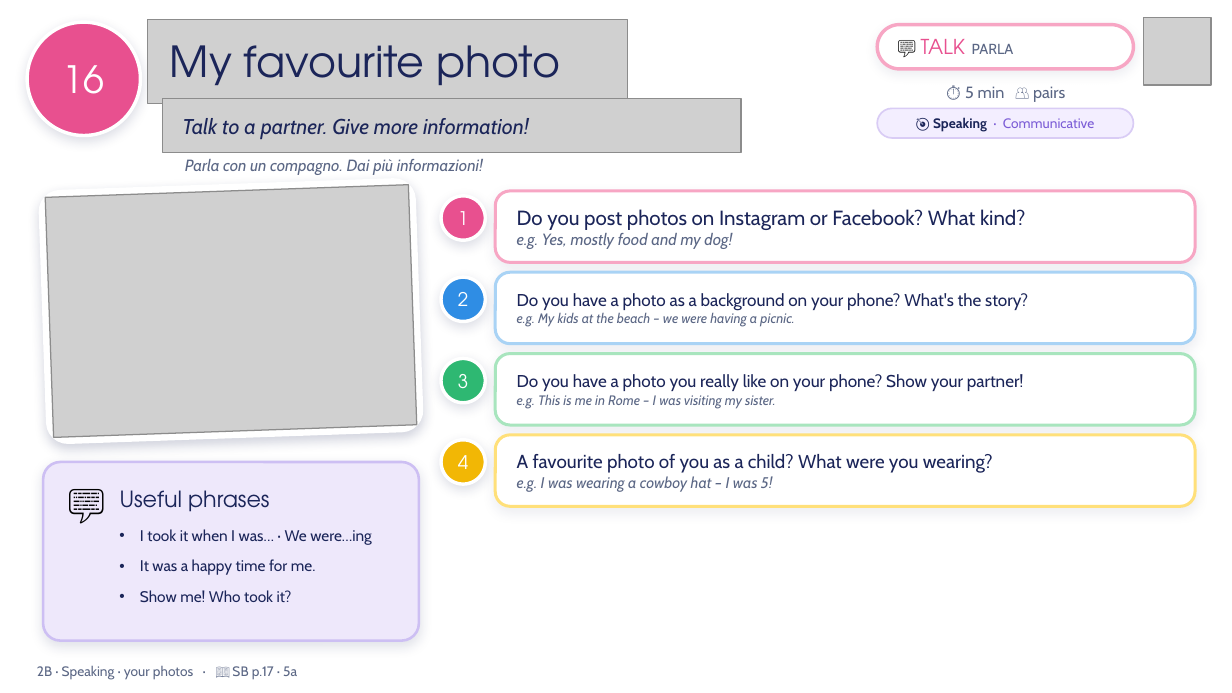
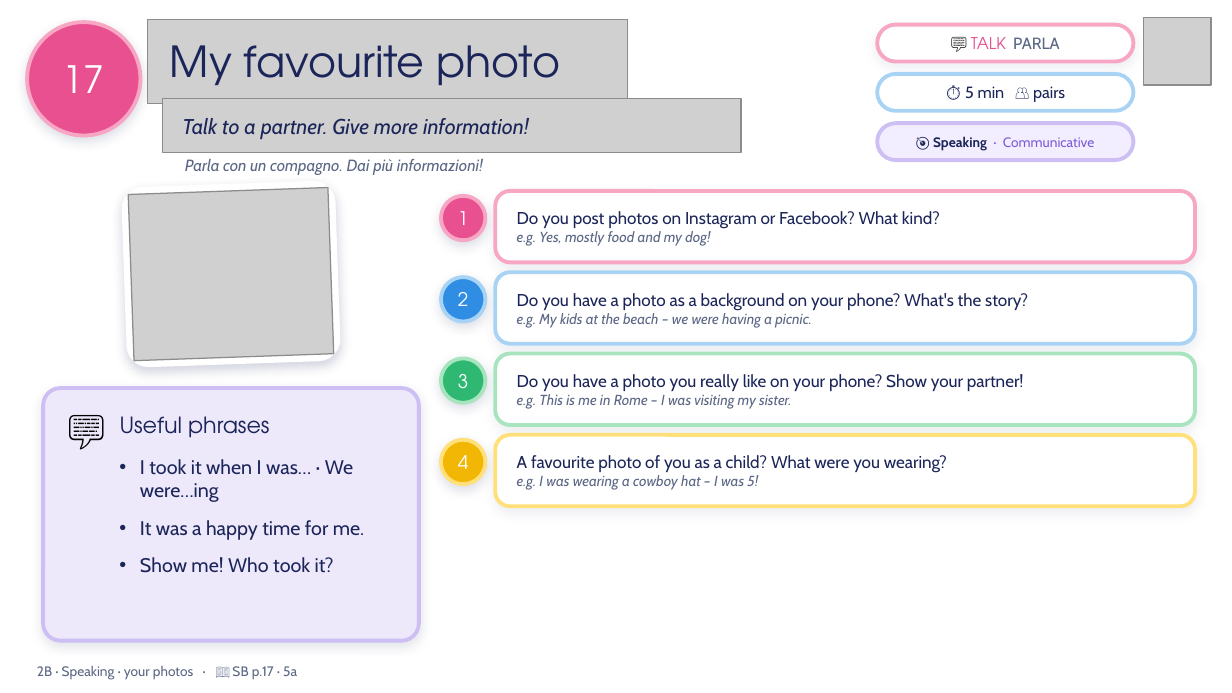
Before and after one commit to londonlanguageschool/Bagheria-, a slide deck: slide 17 of materials/A2/A2_2B_Thats_me_in_the_picture_v3.pptx (slide 16 before the commit). Drawn at 1232x693 pixels with LibreOffice and Linux fonts; fonts in the diff are those of the drawing; grey boxes stand for pictures; background and template pictures are left out. Boxes give left, top, right and bottom in pixels: in the first picture for what was removed or moved away, otherwise in the second. Text is boxed around its words. In the diff, an @@ line names an element or a change of style, - is before the commit and + after.

```diff
--- a/materials/A2/A2_2B_Thats_me_in_the_picture_v3.pptx
+++ b/materials/A2/A2_2B_Thats_me_in_the_picture_v3.pptx
@@ ellipse "17" at bbox=[27, 22, 140, 136]: outline #FFFFFF 2 pt to #F7A6C4 2.25 pt @@
@@ rounded rectangle "💬 TALK PARLA": place and size @@
-rounded rectangle "💬 TALK PARLA" at bbox=[877, 25, 1133, 69]
+rounded rectangle "💬 TALK PARLA" at bbox=[877, 25, 1133, 62]
@@ rounded rectangle "💬 TALK PARLA" at bbox=[877, 25, 1133, 62]: size 11 to 9.5 pt in "💬"; size 12 to 9.5 pt in "TALK"; size 8.5 to 9.5 pt in "PARLA"; alignment left to centre; outline #F7A6C4 2 pt to #F7A6C4 2.25 pt @@
@@ text in ellipse at bbox=[63, 65, 105, 93]: text changed @@
-16
+17
@@ rounded rectangle "⏱ 5 min 👥 pairs": place and size @@
-rounded rectangle "⏱ 5 min 👥 pairs" at bbox=[965, 86, 1065, 102]
+rounded rectangle "⏱ 5 min 👥 pairs" at bbox=[877, 74, 1133, 111]
@@ rounded rectangle "⏱ 5 min 👥 pairs" at bbox=[877, 74, 1133, 111]: text colour #5B6785 to #1B2559; fill none to #FFFFFF; outline none to #A9D3F5 2.25 pt @@
@@ rounded rectangle "🎯 Speaking · Communicative": place and size @@
-rounded rectangle "🎯 Speaking · Communicative" at bbox=[877, 108, 1133, 138]
+rounded rectangle "🎯 Speaking · Communicative" at bbox=[877, 123, 1133, 160]
@@ rounded rectangle "🎯 Speaking · Communicative" at bbox=[877, 123, 1133, 160]: outline #D9CCF5 1 pt to #CDBFF3 2.25 pt; proportions changed @@
@@ rounded rectangle: place and size @@
-rounded rectangle at bbox=[39, 178, 423, 444]
+rounded rectangle at bbox=[121, 181, 339, 367]
@@ rounded rectangle at bbox=[121, 181, 339, 367]: proportions changed @@
@@ picture: place and size @@
-picture at bbox=[45, 185, 417, 437]
+picture at bbox=[128, 188, 333, 361]
@@ ellipse "1" at bbox=[441, 196, 485, 240]: outline #FFFFFF 2 pt to #F7A6C4 2.25 pt @@
@@ rounded rectangle "Do you post photos on ..." at bbox=[495, 191, 1195, 262]: size 12 to 10 pt in "Do you post photos on Instagram or ..."; size 9.5 to 8.5 pt in "e.g. Yes, mostly food and my dog!"; outline #F7A6C4 1.75 pt to #F7A6C4 2.25 pt @@
@@ ellipse "2" at bbox=[441, 277, 485, 322]: outline #FFFFFF 2 pt to #A9D3F5 2.25 pt @@
@@ rounded rectangle "Do you have a photo ..." at bbox=[495, 272, 1195, 344]: outline #A9D3F5 1.75 pt to #A9D3F5 2.25 pt @@
@@ text in rounded rectangle at bbox=[517, 313, 812, 328]: size 8 to 8.5 pt in "e.g. My kids at the beach – ..." @@
@@ ellipse "3" at bbox=[441, 359, 485, 403]: outline #FFFFFF 2 pt to #A8E5BE 2.25 pt @@
@@ rounded rectangle "Do you have a photo ..." at bbox=[495, 354, 1195, 425]: outline #A8E5BE 1.75 pt to #A8E5BE 2.25 pt @@
@@ rounded rectangle: place and size @@
-rounded rectangle at bbox=[43, 462, 419, 641]
+rounded rectangle at bbox=[43, 388, 419, 641]
@@ rounded rectangle at bbox=[43, 388, 419, 641]: outline #CDBFF3 1.5 pt to #CDBFF3 2.25 pt; proportions changed @@
@@ text "💬": place and size @@
-text "💬" at bbox=[55, 472, 117, 533]
+text "💬" at bbox=[55, 398, 117, 460]
@@ text "Useful phrases": place and size @@
-text "Useful phrases" at bbox=[120, 490, 270, 512]
+text "Useful phrases" at bbox=[120, 416, 270, 438]
@@ text in rounded rectangle at bbox=[517, 394, 792, 409]: size 8 to 8.5 pt in "e.g. This is me in Rome – ..." @@
@@ ellipse "4" at bbox=[441, 440, 485, 484]: outline #FFFFFF 2 pt to #FFE07A 2.25 pt @@
@@ rounded rectangle "A favourite photo of you ..." at bbox=[495, 435, 1195, 506]: size 11 to 10 pt in "A favourite photo of you as a ..."; size 9 to 8.5 pt in "e.g. I was wearing a cowboy hat ..."; outline #FFE07A 1.75 pt to #FFE07A 2.25 pt @@
@@ text "I took it when I ...": place and size @@
-text "I took it when I ..." at bbox=[140, 529, 372, 602]
+text "I took it when I ..." at bbox=[140, 459, 364, 573]
@@ text "I took it when I ..." at bbox=[140, 459, 364, 573]: size 9 to 11.5 pt; more space between paragraphs @@
```
Also in this commit, not shown: 17 other slides changed, 3 slides added, 1 slide removed, 24 other files.
